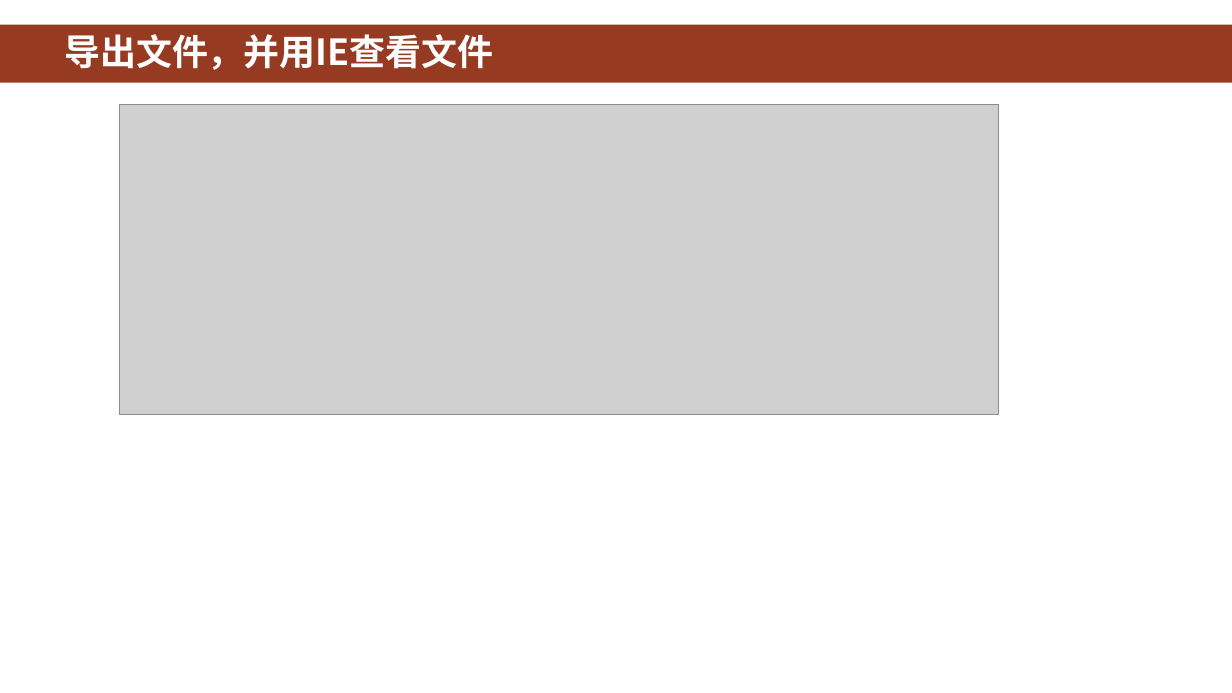
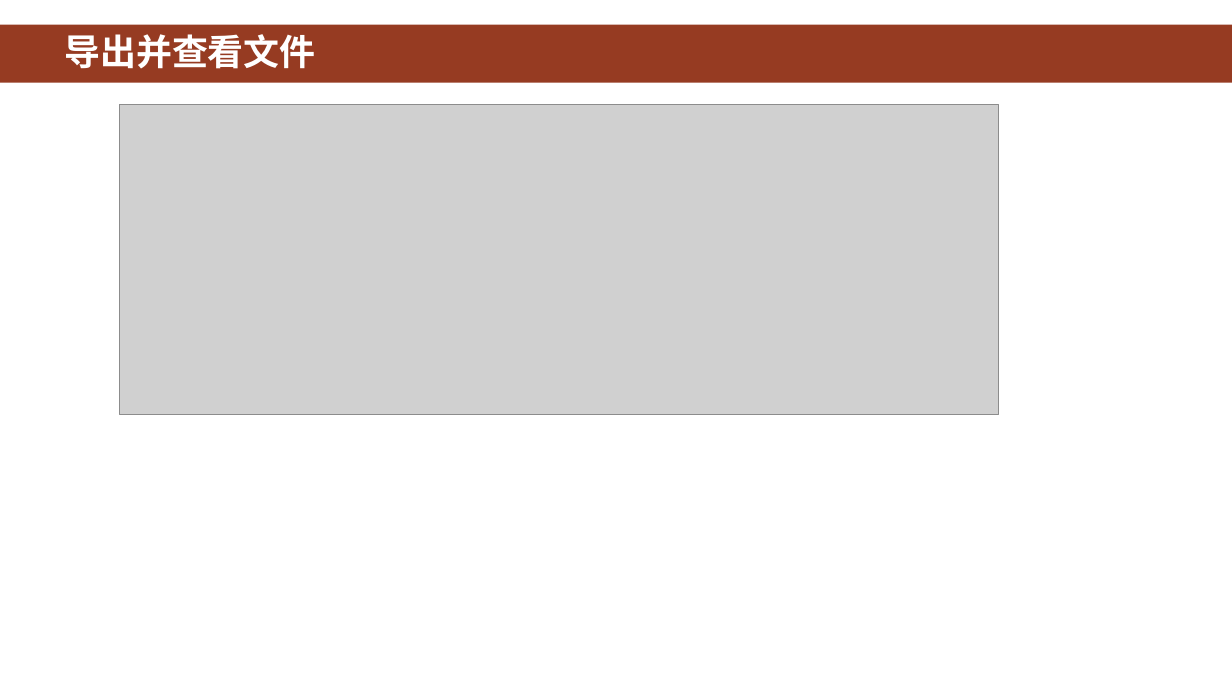
Before and after one commit to HBU/Android-PPT, a slide deck: slide 9 of 08.0 -- 数据存储 -- 第08章.ppt (slide 10 before the commit). Drawn at 1232x693 pixels with LibreOffice and Linux fonts; fonts in the diff are those of the drawing; grey boxes stand for pictures; background and template pictures are left out. Boxes give left, top, right and bottom in pixels: in the first picture for what was removed or moved away, otherwise in the second. Text is boxed around its words. In the diff, an @@ line names an element or a change of style, - is before the commit and + after.

```diff
--- a/08.0 -- 数据存储 -- 第08章.ppt
+++ b/08.0 -- 数据存储 -- 第08章.ppt
@@ title at (x1=64, y1=34, x2=316, y2=69): text changed @@
-导出文件，并用IE查看文件
+导出并查看文件
```
Also in this commit, not shown: 10 other slides changed, 1 slide removed.
